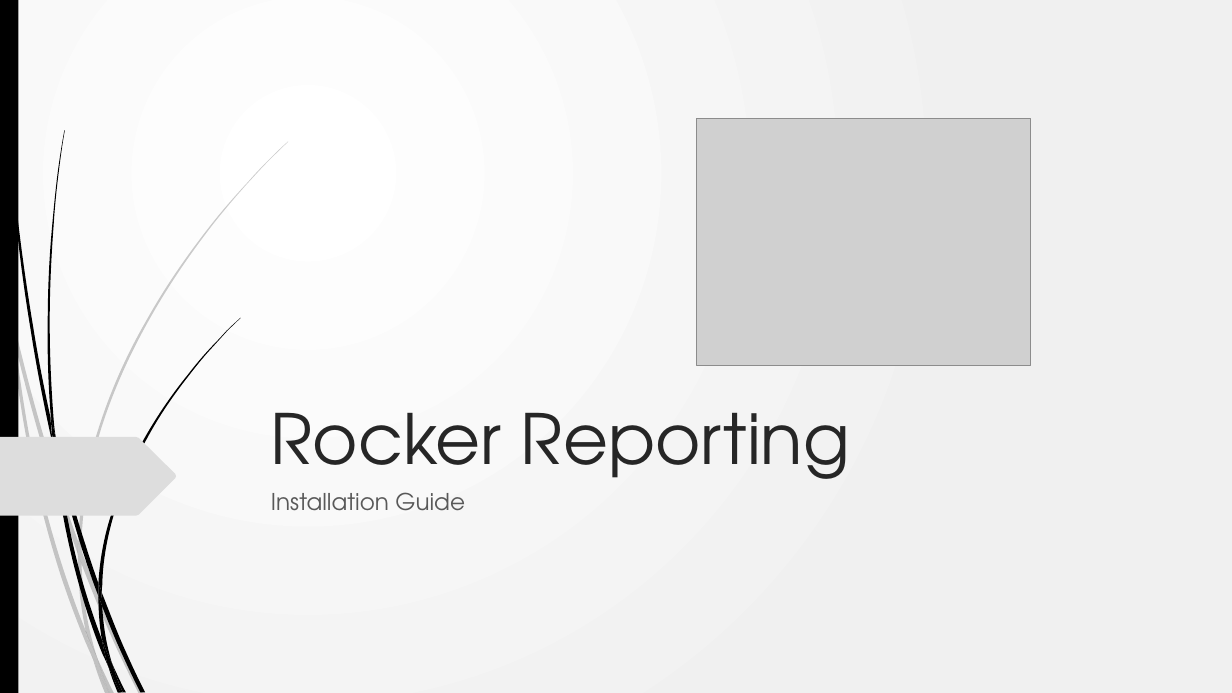
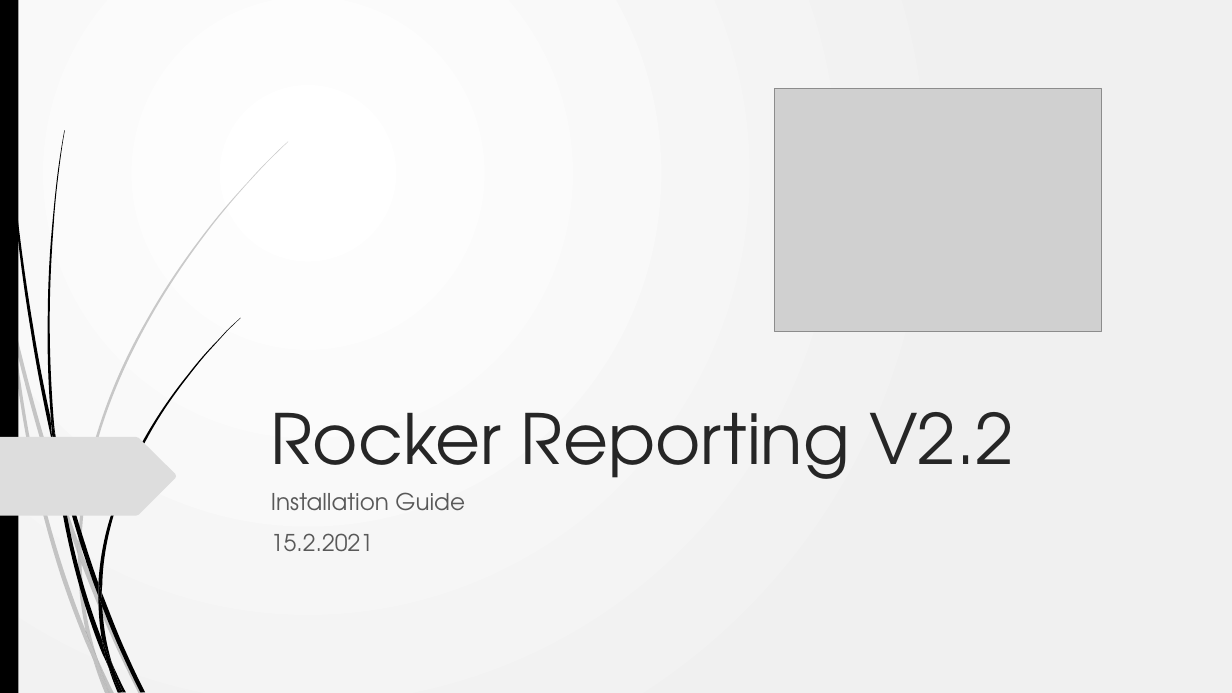
Before and after one commit to akarki58/rocker_app, a slide deck: slide 1 of rocker_app/docs/Rocker_install.pptx. Drawn at 1232x693 pixels with LibreOffice and Linux fonts; fonts in the diff are those of the drawing; grey boxes stand for pictures. Boxes give left, top, right and bottom in pixels: in the first picture for what was removed or moved away, otherwise in the second. Text is boxed around its words. In the diff, an @@ line names an element or a change of style, - is before the commit and + after.

```diff
--- a/rocker_app/docs/Rocker_install.pptx
+++ b/rocker_app/docs/Rocker_install.pptx
@@ picture: place and size @@
-picture at <box>697,118,1031,366</box>
+picture at <box>775,89,1102,332</box>
@@ title at <box>271,412,1014,496</box>: text changed @@
-Rocker Reporting
+Rocker Reporting V2.2
@@ subtitle at <box>271,533,373,551</box>: paragraph added @@
+15.2.2021
```
Also in this commit, not shown: 3 other slides changed, 2 slides added, 1 slide removed, 15 other files.
